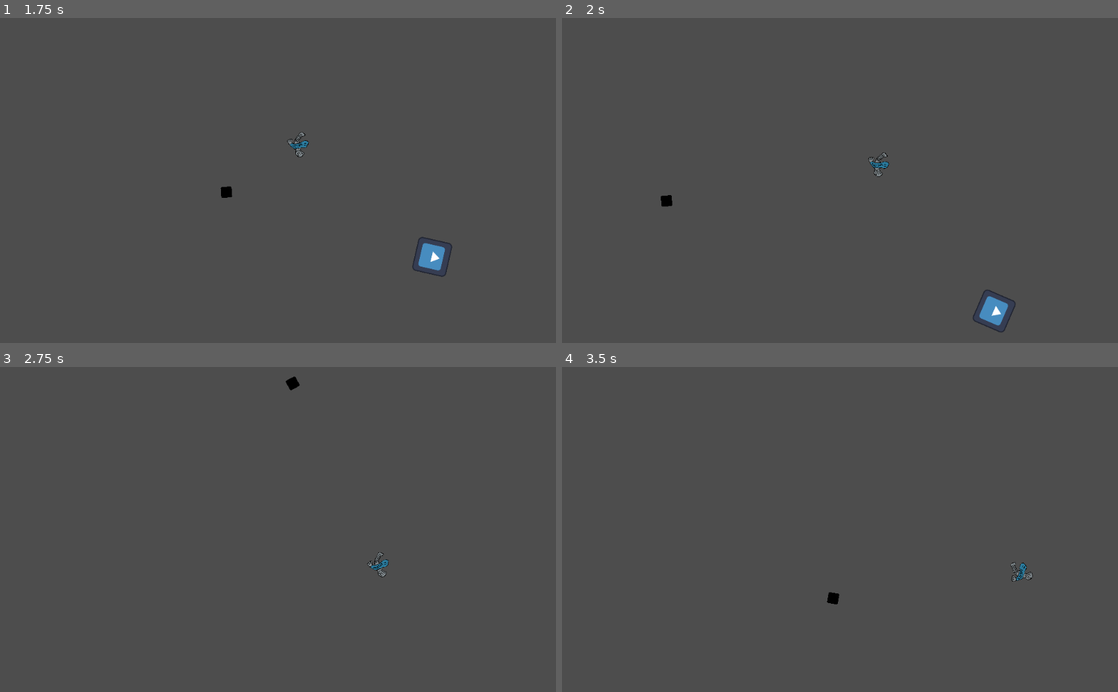
Above: before the commit, frames 1-4 (two rows, left to right).
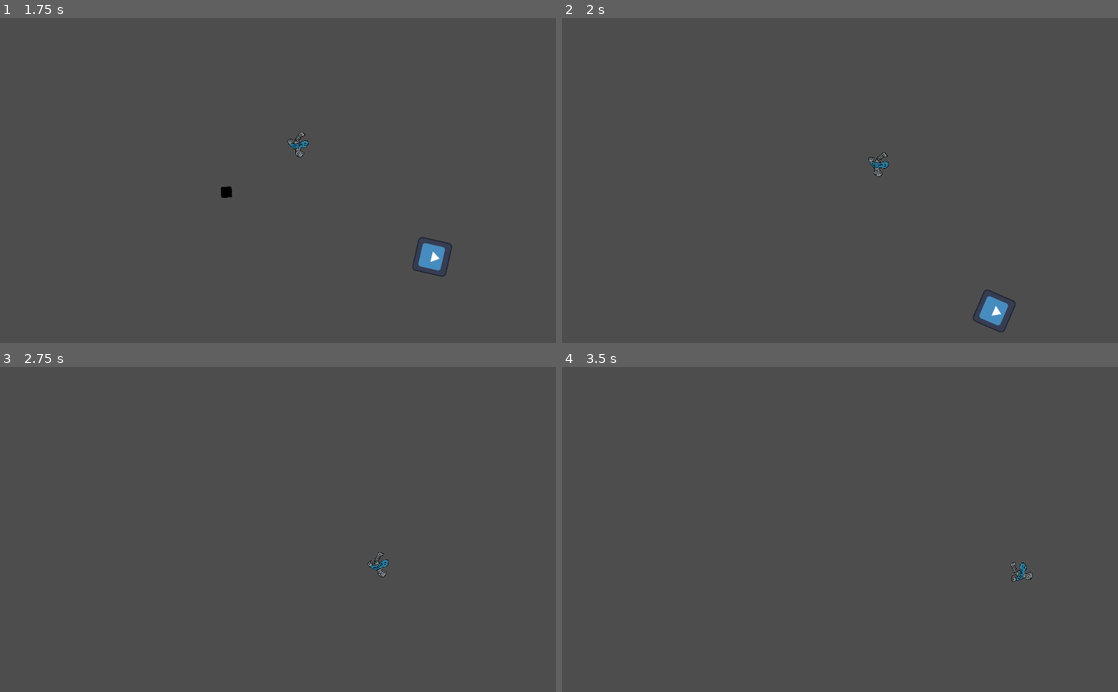
Above: after the commit, the same moments.

Repository: OzPanDrake/GAM20001_a2
Game: Godot game, scene res://scenes/test.tscn
Same seed, same stepped clock (60 frames per second), same inputs: the game is played once before the commit and once after it. This scene is started directly instead of the project's main scene. The engine's default icon, where the game draws it, is replaced by a stand-in: a white triangle on a blue panel in a dark square. Sound files missing from this copy of the repository are replaced by a short silence.
Inputs (mouse positions are in pixels of both pictures, inside the frame that each line leads up to):
- Up to frame 1 (1.75 s): move the mouse to (400, 164) at 0.52 s; hold D (right) 0.53-1.28 s; tap Space (shoot) at 0.6, 1.35 s; move the mouse to (166, 196) at 1.27 s; hold S (down) from 1.28 s (still down)
- Up to frame 2 (2 s): keep holding S (down)
- Up to frame 3 (2.75 s): move the mouse to (333, 458) at 2.02 s; release S (down) at 2.03 s; hold D (right) from 2.03 s (still down); tap Space (shoot) at 2.1 s
- Up to frame 4 (3.5 s): move the mouse to (812, 594) at 2.77 s; release D (right) at 2.78 s; hold W (up) from 2.78 s (still down); tap Space (shoot) at 2.85 s

Frame 1 is identical in both runs. In frame 2, less than 0.1% of the frame differs, in the area x 17-20%, y 54-59%; in frame 3, less than 0.1%; in frame 4, less than 0.1%, in the area x 47-50%, y 69-74%.

Commit message:
Timer for projectiles

Diff:
--- a/game/scenes/projectile.gd
+++ b/game/scenes/projectile.gd
@@ -4,9 +4,19 @@
 
 var speed: float = 15.0
 var damage: float = 30.0
+var time_to_live: float =  0.4
 
 func _ready() -> void:
 	body_entered.connect(on_body_entered)
+	handle_time_to_live()
+
+func handle_time_to_live() -> void:
+	var ttl_timer: Timer = Timer.new()
+	add_child(ttl_timer)
+	ttl_timer.wait_time = time_to_live
+	ttl_timer.one_shot = true
+	ttl_timer.timeout.connect(func(): queue_free())
+	ttl_timer.start()
 
 func _physics_process(delta: float) -> void:
 	position += transform.x * speed
